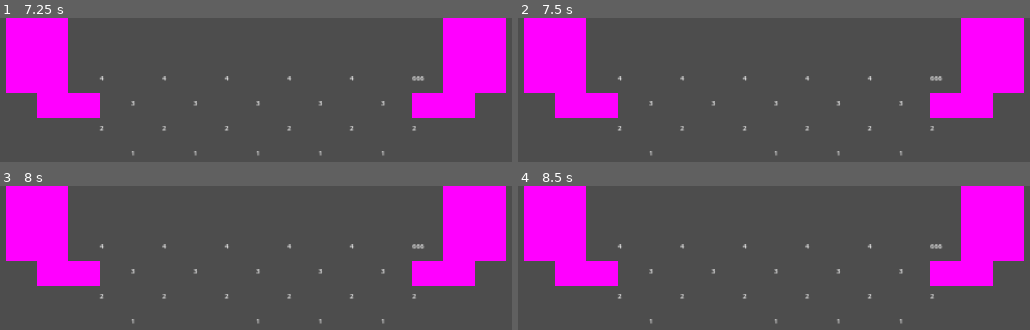
Above: before the commit, frames 1-4 (two rows, left to right).
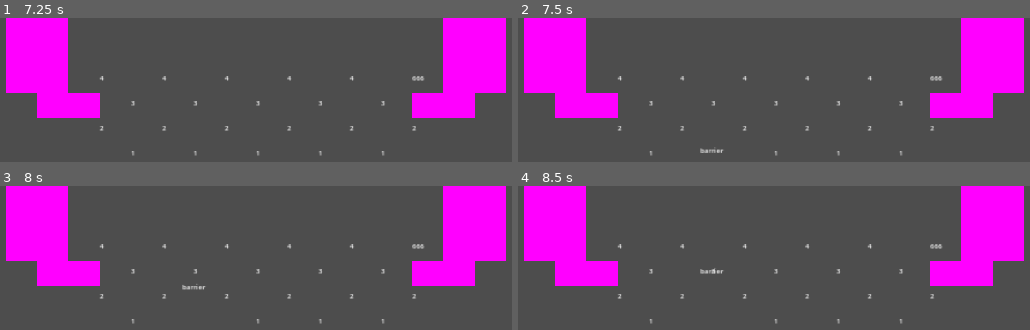
Above: after the commit, the same moments.

Repository: O-39889/brickout
Game: Godot game, scene res://scenes/level.tscn
Same seed, same stepped clock (60 frames per second), same inputs: the game is played once before the commit and once after it.
Inputs (mouse positions are in pixels of both pictures, inside the frame that each line leads up to):
- Up to frame 1 (7.25 s): tap Enter at 0.5 s; move the mouse to (outside the picture) at 0.52 s; click (outside the picture) at 0.67 s; tap R (debug_restart) every 0.75 s from 1.25 to 4.25 s; move the mouse to (outside the picture) at 1.27 s; click (outside the picture) at 1.42 s; move the mouse to (337, 144) at 2.02 s; click (337, 144) at 2.17 s; move the mouse to (outside the picture) at 2.77 s; click (outside the picture) at 2.92 s; move the mouse to (outside the picture) at 3.52 s; click (outside the picture) at 3.67 s; move the mouse to (outside the picture) at 4.27 s; click (outside the picture) at 4.42 s; move the mouse to (outside the picture) at 5.02 s; click (outside the picture) at 5.17 s; move the mouse to (138, 130) at 5.77 s; click (138, 130) at 5.92 s; move the mouse to (outside the picture) at 6.52 s; click (outside the picture) at 6.67 s
- Up to frame 2 (7.5 s): move the mouse to (outside the picture) at 7.27 s; click (outside the picture) at 7.42 s
- Up to frame 3 (8 s): no input
- Up to frame 4 (8.5 s): move the mouse to (outside the picture) at 8.02 s; click (outside the picture) at 8.17 s

Frame 1 is identical in both runs. In frame 2, 0.1% of the frame differs, in the area x 35-41%, y 89-94%; in frame 3, 0.1%; in frame 4, 0.1%.

Commit message:
Do stuff
sowwy i didn't mean to make the powerup collision shape unique but kinda wahtever

Diff:
--- a/scenes/Powerup.gd
+++ b/scenes/Powerup.gd
@@ -1,4 +1,7 @@
 class_name Powerup extends CharacterBody2D
+
+
+signal collected(node, powerup);
 
 
 const POWERUP_POOL = {
@@ -37,7 +40,23 @@
 func _ready():
 	velocity = get_launch_vector();
 	powerup = choose_powerup();
-	print(powerup);
+	match powerup.type:
+		'good':
+			pass;
+		'neutral':
+			$CollisionShape2D.debug_color.h = 60.0 / 360.0;
+		'bad':
+			$CollisionShape2D.debug_color.h = 0.0;
+	match powerup.id:
+		'paddle_enlarge':
+			$DebugLbl.text = 'P+';
+		'paddle_shrink':
+			$DebugLbl.text = 'P-';
+		'add_ball':
+			$DebugLbl.text = '+B';
+		'triple_ball':
+			$DebugLbl.text = '3';
+	$DebugLbl.text = powerup.id;
 
 
 func _physics_process(delta):
@@ -45,7 +64,7 @@
 	var collision := move_and_collide(velocity * delta);
 	if collision:
 		if collision.get_collider() is Paddle:
-			print(self);
+			collected.emit(self, powerup);
 			queue_free();
 
 
@@ -88,13 +107,13 @@
 			pool.append({
 				'type': 'neutral',
 				'id': np,
-				'weight': 1.0,
+				'weight': 1.25,
 			});
 		for bp in POWERUP_POOL['bad']:
 			pool.append({
 				'type': 'bad',
 				'id': bp,
-				'weight': float(POWERUP_POOL['good'].size()) / float(POWERUP_POOL['bad'].size()) / 2,
+				'weight': float(POWERUP_POOL['good'].size()) / float(POWERUP_POOL['bad'].size()) * 0.6667,
 			});
 	var pool_size := 0.0;
 	for p in pool:
--- a/scenes/Powerup.tscn
+++ b/scenes/Powerup.tscn
@@ -11,4 +11,13 @@
 script = ExtResource("1_mvwl0")
 
 [node name="CollisionShape2D" type="CollisionShape2D" parent="."]
-shape = SubResource("CircleShape2D_wt0mg")
+shape = SubResource("CircleShape2D_x4xxw")
+debug_color = Color(0, 0.6, 0.701961, 0.419608)
+
+[node name="DebugLbl" type="Label" parent="."]
+anchors_preset = 15
+anchor_right = 1.0
+anchor_bottom = 1.0
+grow_horizontal = 2
+grow_vertical = 2
+horizontal_alignment = 1
--- a/scripts/Level.gd
+++ b/scripts/Level.gd
@@ -4,7 +4,7 @@
 var mouse_captured := false;
 
 @onready var wall_right = find_child("WallRight");
-@onready var paddle = find_child("Paddle");
+@onready var paddle : Paddle = find_child("Paddle");
 @onready var ball_packed = preload("res://scenes/Ball.tscn");
 @onready var powerup_packed = preload("res://scenes/Powerup.tscn");
 
@@ -29,6 +29,10 @@
 	mouse_captured = captured;
 
 
+func life_lost():
+	get_tree().reload_current_scene();
+
+
 func _on_ball_lost(ball: Ball):
 	print(ball);
 	ball.queue_free();
@@ -36,7 +40,7 @@
 	# we still have it in the tree so will have to wait fur the next frame
 	await get_tree().physics_frame;
 	if get_tree().get_nodes_in_group("balls").size() == 0:
-		get_tree().reload_current_scene();
+		life_lost();
 
 
 func _on_brick_hit(brick: Brick, ball: Ball):
@@ -46,11 +50,20 @@
 			if randf() < 0.33333 or true:
 				var powerup := powerup_packed.instantiate();
 				powerup.position = brick.position;
+				powerup.collected.connect(_on_powerup_collected);
 				add_child(powerup);
 		else:
 			print("Ow!");
 	if brick is UnbreakableBrick:
 		print("Fat chance!");
+
+
+func _on_powerup_collected(node: Powerup, powerup: Dictionary):
+	match powerup.id:
+		'paddle_enlarge':
+			paddle.change_size(true);
+		'paddle_shrink':
+			paddle.change_size(false);
 
 
 func _input(event):
--- a/scripts/Paddle.gd
+++ b/scripts/Paddle.gd
@@ -7,6 +7,7 @@
 	PADDLE_SIZE_NORMAL,
 	PADDLE_SIZE_LARGE,
 	PADDLE_SIZE_HUMONGOUS,
+	PADDLE_SIZE_MAX, # max enum size, not paddle size
 }
 
 
@@ -25,7 +26,8 @@
 var sticky : bool = false;
 
 @onready var collision_shape : CollisionShape2D = find_child("CollisionShape2D");
-@onready var width := PADDLE_SIZES[PaddleSize.PADDLE_SIZE_NORMAL];
+@onready var width_idx := PaddleSize.PADDLE_SIZE_NORMAL;
+@onready var width : float = PADDLE_SIZES[width_idx];
 
 
 # Called when the node enters the scene tree for the first time.
@@ -48,8 +50,20 @@
 
 
 func set_width(idx: PaddleSize):
+	var old_center := position.x + width / 2;
 	width = PADDLE_SIZES[idx];
 	collision_shape.shape.b.x = width;
+	position.x = clamp(old_center - width / 2, 0, get_viewport_rect().size.x - width);
+
+
+func change_size(enlarge: bool):
+	var delta: int;
+	if enlarge:
+		delta = 1;
+	else:
+		delta = -1;
+	width_idx = clampi(width_idx + delta, PaddleSize.PADDLE_SIZE_TINY, PaddleSize.PADDLE_SIZE_MAX - 1);
+	set_width(width_idx);
 
 
 func _input(event: InputEvent):
Not shown: 1 places in scenes/Powerup.tscn that only renumber resources
